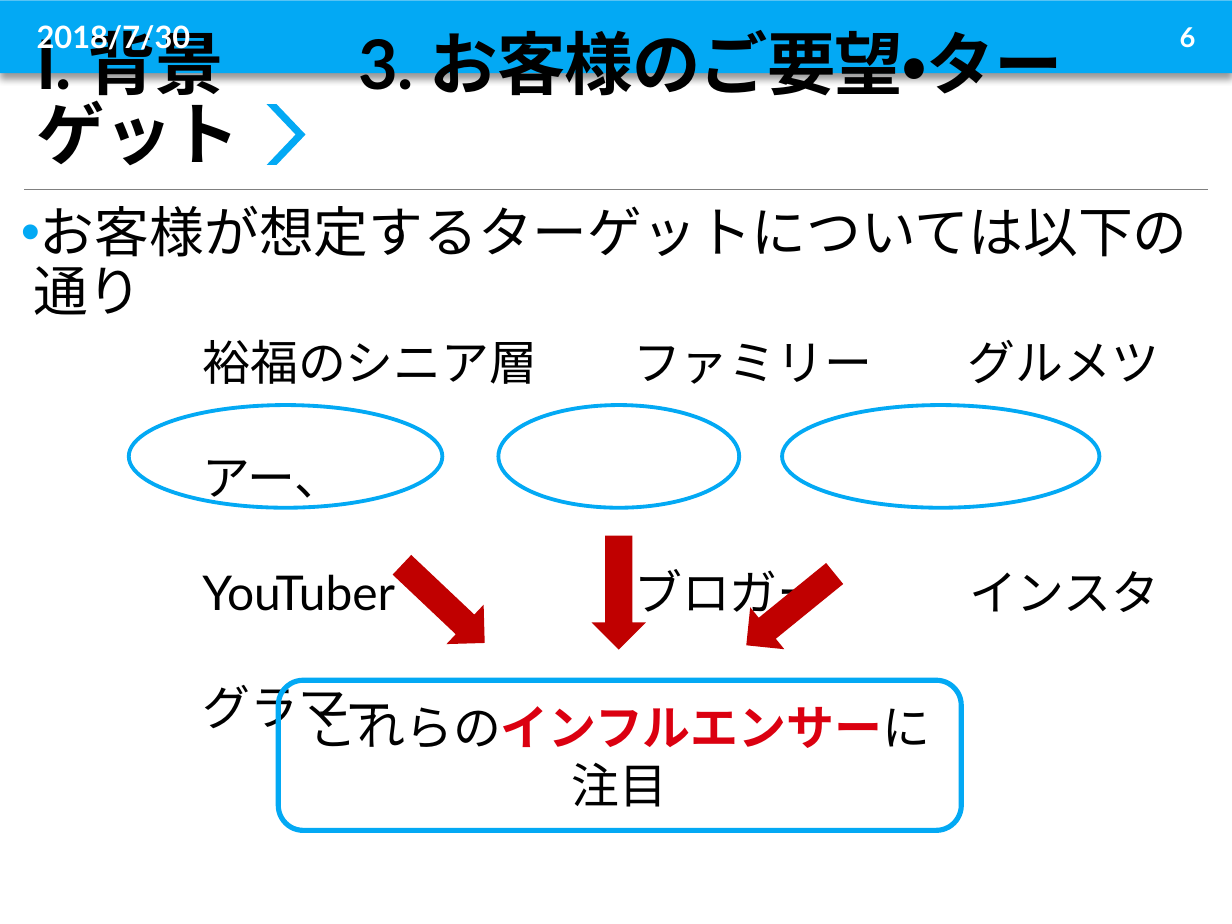
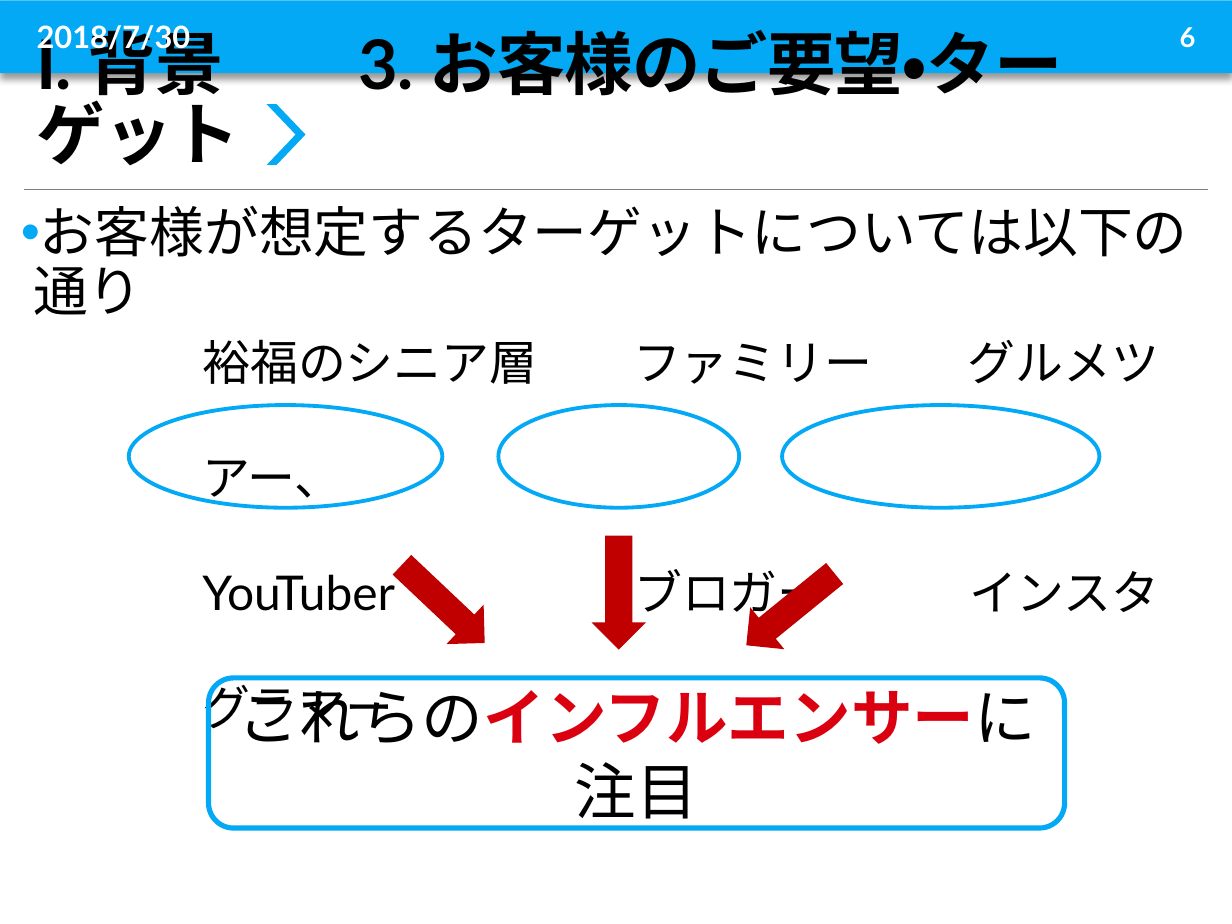
Before and after one commit to sheenyx826/hangman-, a slide deck: slide 6 of グループQ_BlackPepper発表用_yo_0729.pptx. Drawn at 1232x924 pixels with LibreOffice and Linux fonts; fonts in the diff are those of the drawing. Boxes give left, top, right and bottom in pixels: in the first picture for what was removed or moved away, otherwise in the second. Text is boxed around its words. In the diff, an @@ line names an element or a change of style, - is before the commit and + after.

```diff
--- a/グループQ_BlackPepper発表用_yo_0729.pptx
+++ b/グループQ_BlackPepper発表用_yo_0729.pptx
@@ rounded rectangle "これらのインフルエンサーに注目": place and size @@
-rounded rectangle "これらのインフルエンサーに注目" at box(278, 680, 961, 830)
+rounded rectangle "これらのインフルエンサーに注目" at box(208, 678, 1064, 828)
@@ rounded rectangle "これらのインフルエンサーに注目" at box(208, 678, 1064, 828): size 28 to 36 pt @@
```
Also in this commit, not shown: 7 other slides changed.
